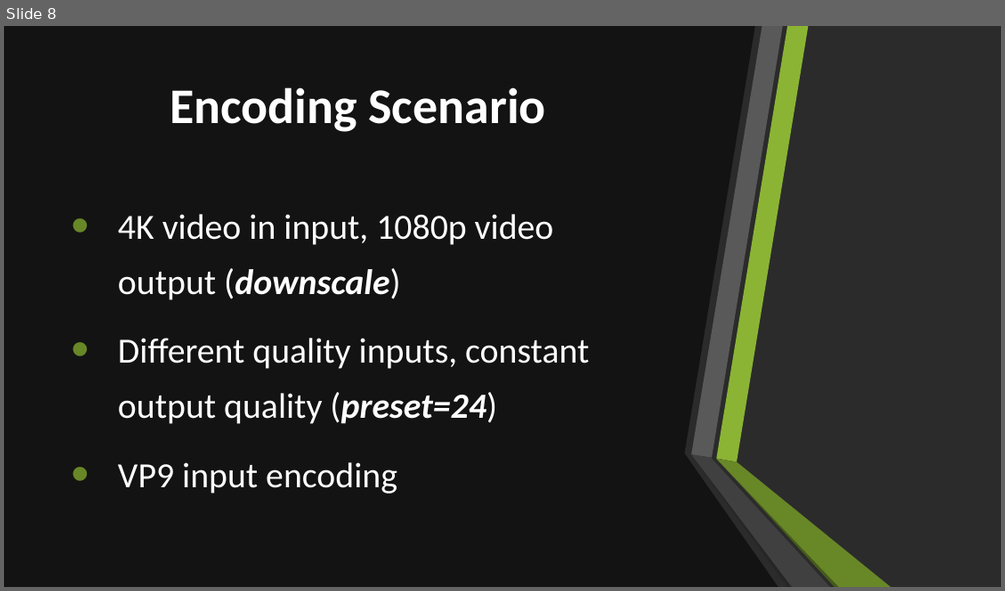
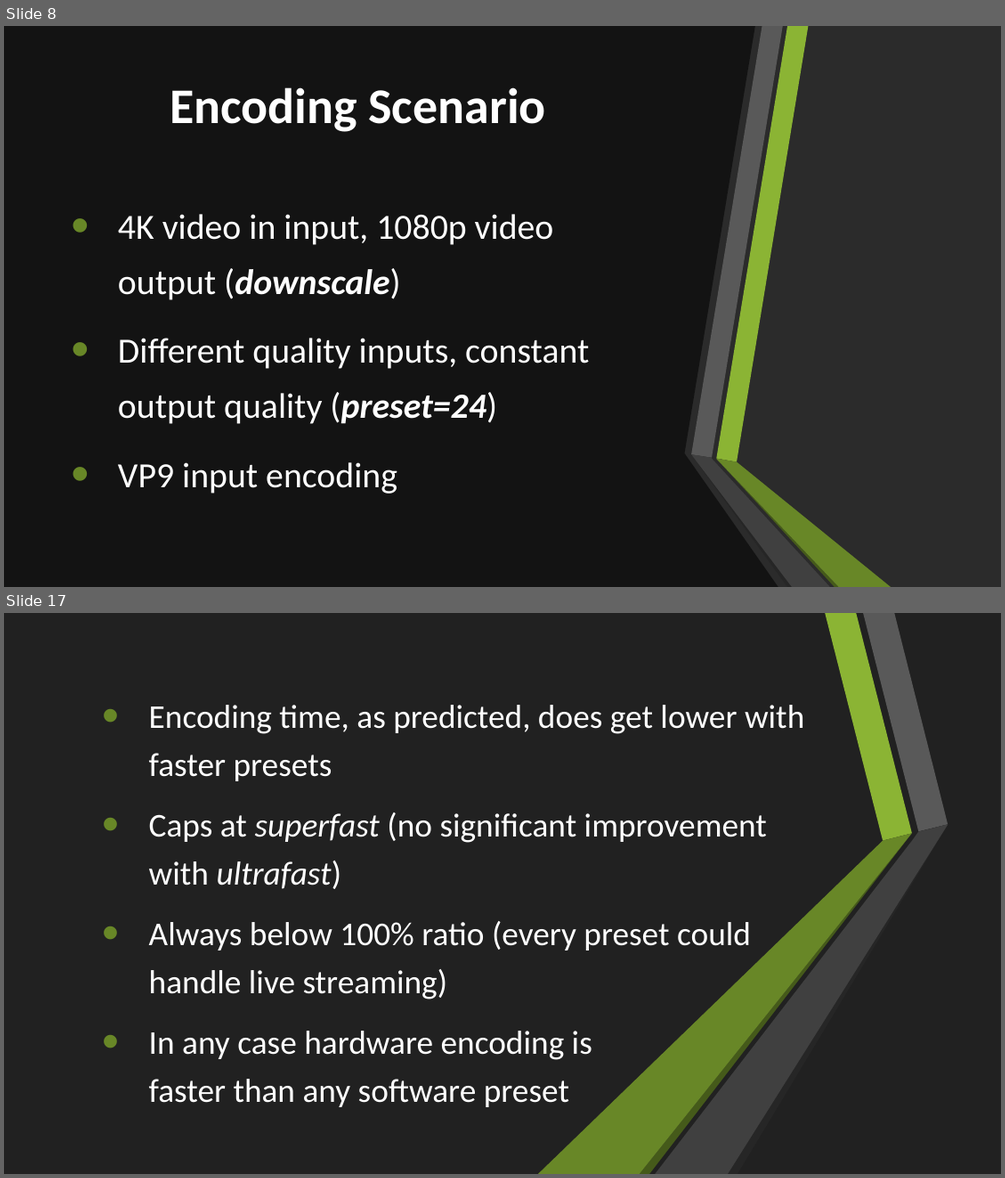
Before and after one commit to Rijndael99/encoding_bench, a slide deck: presentation.pptx. Shown one above the other, each under a label of ours: slide 8 before the commit, slides 8 and 17 after it; the slides between them are not shown. The pictures are 1005x591 and 1005x1178 pixels, drawn with LibreOffice and Linux fonts; fonts in the diff are those of the drawing; background and template pictures are left out; a plain dark background stands for a picture behind light text. Boxes give left, top, right and bottom in pixels: in the first picture for what was removed or moved away, otherwise in the second. Text is boxed around its words. In the diff, an @@ line names an element or a change of style, - is before the commit and + after.

```diff
--- a/presentation.pptx
+++ b/presentation.pptx
@@ slide 17 added at (4,613,1001,1174), background #212121; not listed: 3 template elements that a slide beside it also shows @@
@@ rectangle added at (4,613,1001,1174), fill #212121 @@
@@ freeform shape added at (16,613,107,1045), fill #FFFFFF @@
@@ text added at (149,705,804,1107), 32 pt, text #FFFFFF @@
+  • Encoding time, as predicted, does get lower with faster presets
+  • Caps at superfast (no significant improvement with ultrafast)
+  • Always below 100% ratio (every preset could handle live streaming)
+  • In any case hardware encoding is
+    faster than any software preset
@@ group added at (538,613,948,1174): 6 freeform shapes @@
@@ freeform shape added at (16,1041,116,1174), fill #FFFFFF @@
@@ freeform shape added at (16,1041,154,1174), fill #FFFFFF @@
```
Also in this commit, not shown: 5 slides changed, 7 other slides added.
